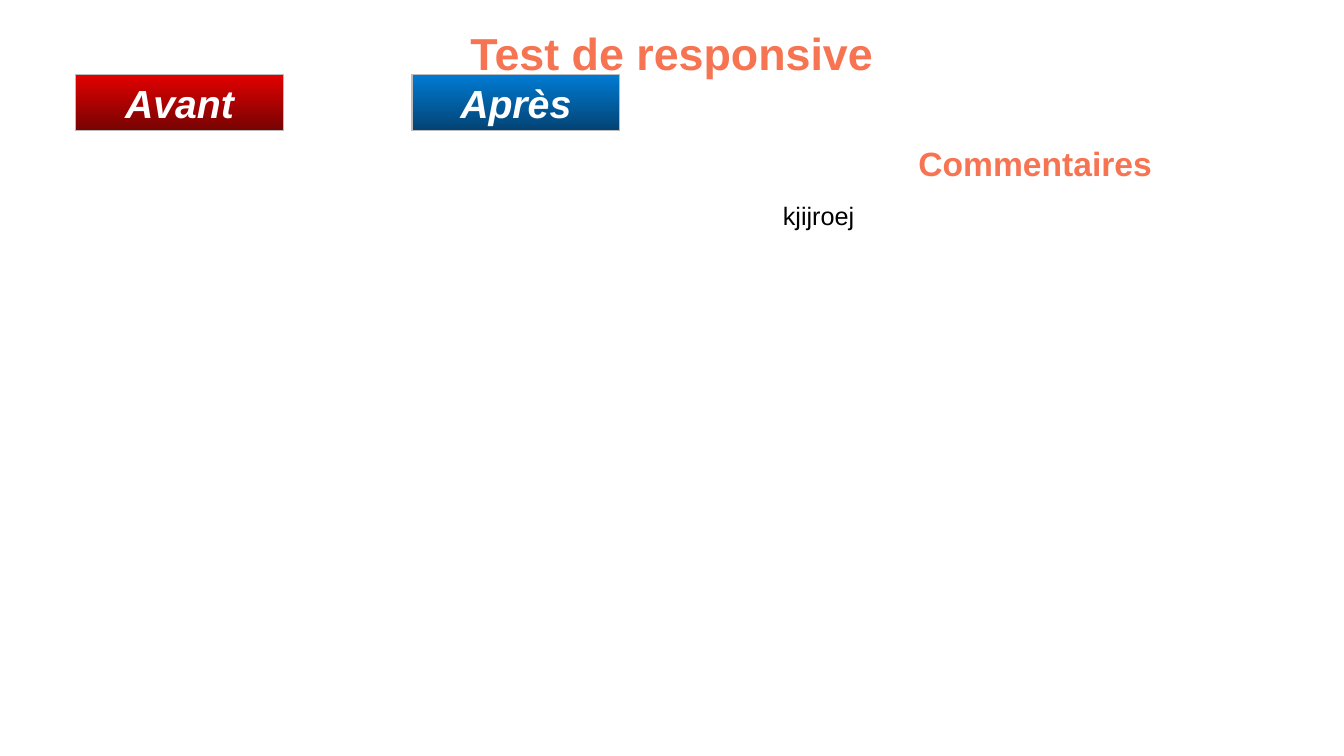
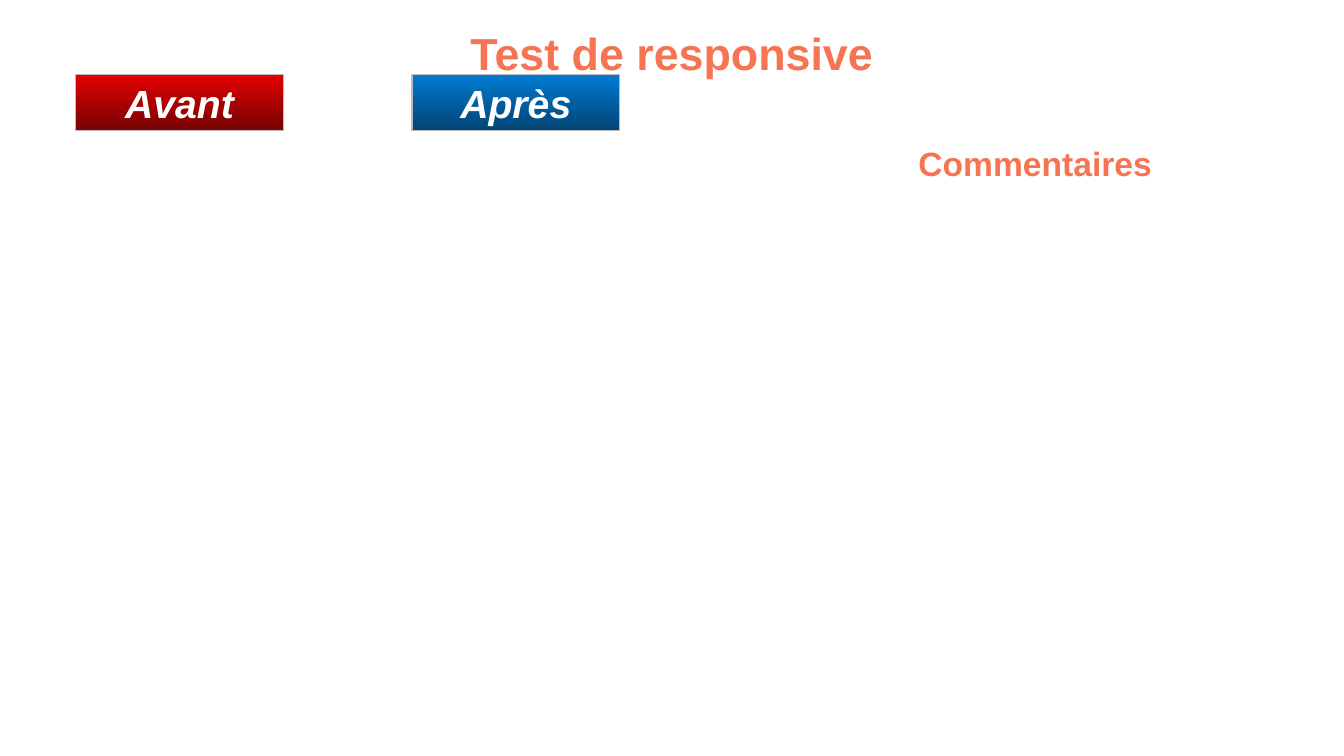
Before and after one commit to devi-dev/IsmahaneHAMOU_4_03062021-La-chouette-agence-, a slide deck: slide 7 of Analyse/optimisationrapport.pptx. Drawn at 1344x756 pixels with LibreOffice and Linux fonts; fonts in the diff are those of the drawing; background and template pictures are left out. Boxes give left, top, right and bottom in pixels: in the first picture for what was removed or moved away, otherwise in the second. Text is boxed around its words. In the diff, an @@ line names an element or a change of style, - is before the commit and + after.

```diff
--- a/Analyse/optimisationrapport.pptx
+++ b/Analyse/optimisationrapport.pptx
@@ text removed at <box>783,206,854,231</box> @@
-kjijroej
```
Also in this commit, not shown: 1 other file.
